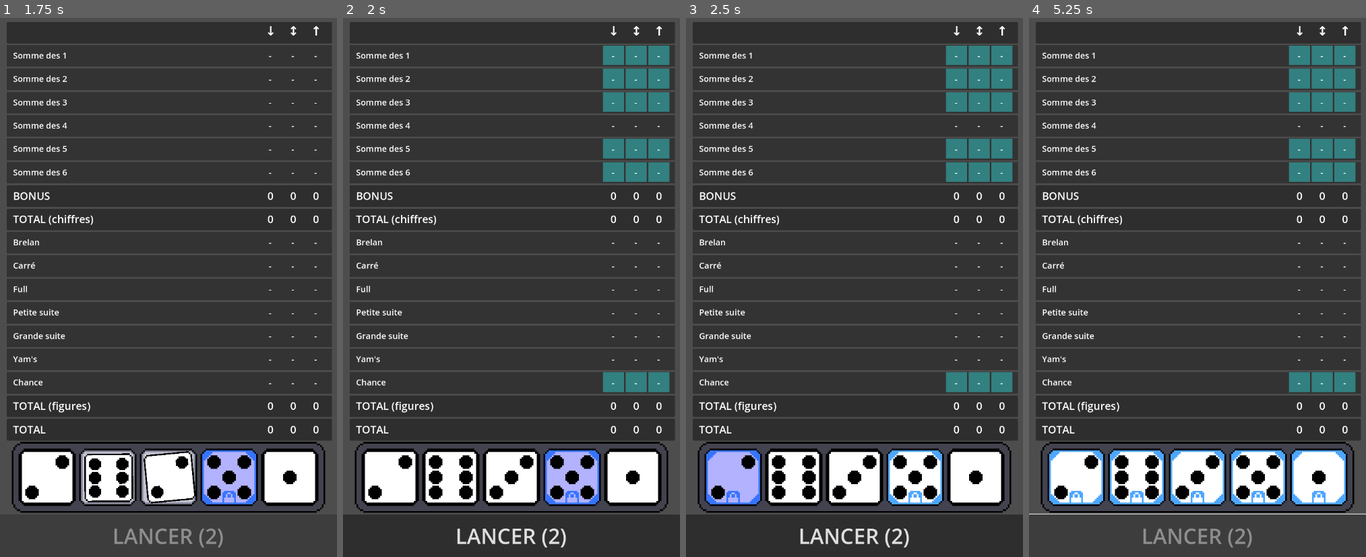
Above: before the commit, frames 1-4 (left to right).
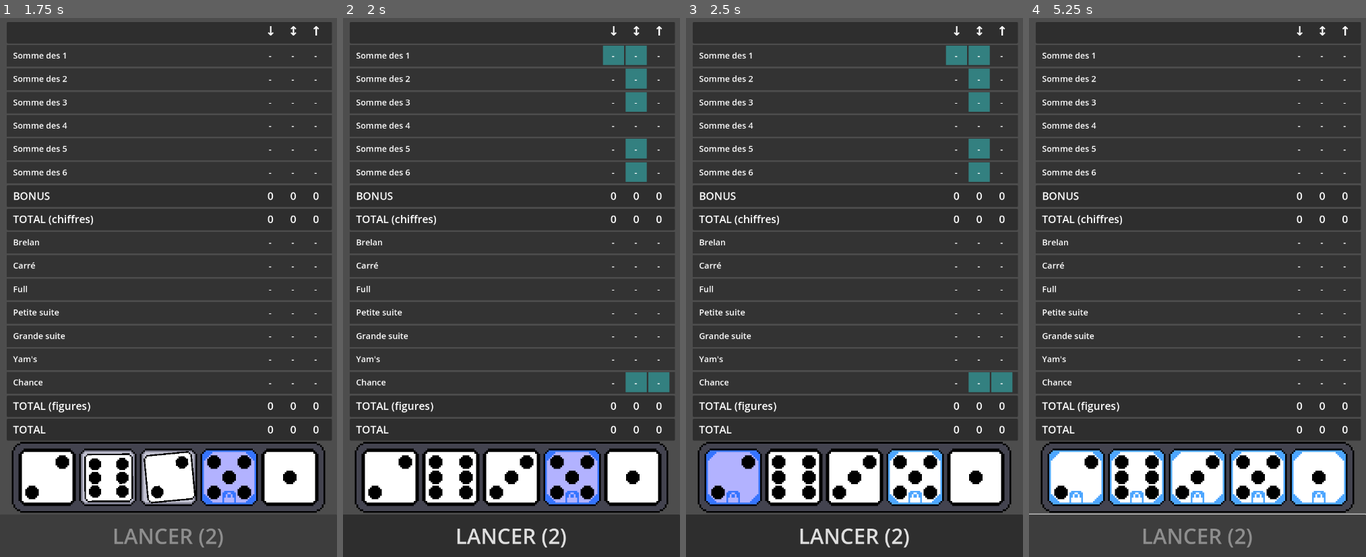
Above: after the commit, the same moments.

Repository: MicCode/yamsatro
Game: Godot game, scene res://main/main.tscn
Two runs of this game, one before a commit and one after it. Both use one fixed random seed, a clock stepped at 60 frames per second and the inputs below.
Inputs (mouse positions are in pixels of both pictures, inside the frame that each line leads up to):
- Up to frame 1 (1.75 s): move the mouse to (269, 55) at 0.52 s; click (269, 55) at 0.67 s; click (229, 476) at 1.25 s
- Up to frame 2 (2 s): no input
- Up to frame 3 (2.5 s): click (733, 476) at 2 s
- Up to frame 4 (5.25 s): click (1136, 476) at 2.75 s; click (1197, 476) at 3.5 s; click (1318, 476) at 4.25 s; click "LANCER (2)" at 5 s

Frame 1 is identical in both runs. In frame 2, 2.3% of the frame differs, in the area x 77-97%, y 5-70%; in frame 3, 2.3%; in frame 4, 4.1%.

Commit message:
feat: Only scorable cells according to rules can be scored

Diff:
--- a/globals/Game.gd
+++ b/globals/Game.gd
@@ -30,9 +30,9 @@
 	var values: Array[int] = []
 	var counts: Dictionary = {}
 	for die in Game.all_dice:
-			var val := die.face.value
-			values.append(val)
-			counts[val] = counts.get(val, 0) + 1
+		var val := die.face.value
+		values.append(val)
+		counts[val] = counts.get(val, 0) + 1
 
 	if counts.get(1, 0) > 0:
 			active_figures.append(Enums.Figures.SUM_1)
@@ -49,35 +49,35 @@
 
 	var max_same := 0
 	for c in counts.values():
-			if c > max_same:
-					max_same = c
+		if c > max_same:
+			max_same = c
 	if max_same >= 3:
-			active_figures.append(Enums.Figures.THREE_SAME)
+		active_figures.append(Enums.Figures.THREE_SAME)
 	if max_same >= 4:
-			active_figures.append(Enums.Figures.FOUR_SAME)
+		active_figures.append(Enums.Figures.FOUR_SAME)
 	if max_same == 5:
-			active_figures.append(Enums.Figures.YAHTZEE)
+		active_figures.append(Enums.Figures.YAHTZEE)
 
 	var has_three := false
 	var has_two := false
 	for c in counts.values():
-			if c == 3:
-					has_three = true
-			elif c == 2:
-					has_two = true
+		if c == 3:
+			has_three = true
+		elif c == 2:
+			has_two = true
 	if has_three and has_two:
-			active_figures.append(Enums.Figures.FULL)
+		active_figures.append(Enums.Figures.FULL)
 
 	var uniques: Array[int] = []
 	for v in values:
-			if !uniques.has(v):
-					uniques.append(v)
+		if !uniques.has(v):
+			uniques.append(v)
 	uniques.sort()
 
-	if _has_straight(uniques, 4):
-			active_figures.append(Enums.Figures.SMALL_STRAIGHT)
-	if _has_straight(uniques, 5):
-			active_figures.append(Enums.Figures.BIG_STRAIGHT)
+	if has_straight(uniques, 4):
+		active_figures.append(Enums.Figures.SMALL_STRAIGHT)
+	if has_straight(uniques, 5):
+		active_figures.append(Enums.Figures.BIG_STRAIGHT)
 
 	active_figures.append(Enums.Figures.LUCK)
 	active_figures_changed.emit()
@@ -128,7 +128,7 @@
 	return accum + number
 
 func registerScore(column: Enums.ScoreColumns, figure: Enums.Figures, score: int):
-	var c = Scores.columns[column] as Scores.SColumn
+	var c: SColumn = Scores.columns[column]
 	if c:
 		c.setScore(figure, score)
 		active_figures = []
@@ -143,7 +143,7 @@
 	dice_rolling = rolling
 	dice_rolling_changed.emit()
 
-func _has_straight(values: Array[int], length: int) -> bool:
+func has_straight(values: Array[int], length: int) -> bool:
 	for start in range(1, 8 - length):
 		var ok := true
 		for i in range(length):
@@ -153,3 +153,36 @@
 		if ok:
 			return true
 	return false
+
+func is_scorable(figure: Enums.Figures, column: Enums.ScoreColumns):
+	if !active_figures.has(figure):
+		return false
+
+	var f = Enums.Figures
+	var c = Enums.ScoreColumns
+
+	var line: SLine = get_line(figure, column)
+	if line:
+		if line.score < 0:
+			var fkeys = f.values()
+			var i = fkeys.find(figure)
+			match column:
+				c.DOWN:
+					if i == 0: return true
+					else:
+						var previous_line: SLine = get_line(fkeys[i - 1], column)
+						if previous_line && previous_line.score > -1:
+							return true
+				c.FREE:
+					return true
+				c.UP:
+					if i >= fkeys.size() - 1: return true
+					else:
+						var next_line: SLine = get_line(fkeys[i + 1], column)
+						if next_line && next_line.score > -1:
+							return true
+
+	return false
+
+func get_line(figure: Enums.Figures, column: Enums.ScoreColumns):
+	return Scores.columns[column].lines.filter(func(l: SLine): return l.figure == figure).front()
--- a/globals/Scores.gd
+++ b/globals/Scores.gd
@@ -5,60 +5,3 @@
 	Enums.ScoreColumns.FREE: SColumn.createEmpty(),
 	Enums.ScoreColumns.UP: SColumn.createEmpty(),
 }
-
-class SLine:
-	var figure: Enums.Figures
-	var score: int = -1
-
-	static func withFigure(new_figure: Enums.Figures):
-		var line = SLine.new()
-		line.figure = new_figure
-		return line
-
-
-class SColumn:
-	var lines: Array[SLine] = []
-	var totals: Dictionary = {
-		Enums.SumCategories.BONUS: 0,
-		Enums.SumCategories.NUMBERS: 0,
-		Enums.SumCategories.FIGURES: 0,
-		Enums.SumCategories.TOTAL: 0
-	}
-	var has_numbers_bonus = false
-
-	static func createEmpty() -> SColumn:
-		var column = SColumn.new()
-		for figure in Enums.Figures.values():
-			column.lines.append(SLine.withFigure(figure))
-		return column
-
-	func setScore(figure: Enums.Figures, new_score: int):
-		var line = lines.filter(func(l: SLine): return l.figure == figure).front()
-		if line:
-			line.score = new_score
-			updateTotals()
-
-	func getScore(figure: Enums.Figures) -> int:
-		var line = lines.filter(func(l: SLine): return l.figure == figure).front()
-		if line && line.score > 0:
-			return line.score
-		else:
-			return 0
-
-	func updateTotals():
-		var f = Enums.Figures
-		totals[Enums.SumCategories.NUMBERS] = getScore(f.SUM_1) + getScore(f.SUM_2) + getScore(f.SUM_3) + getScore(f.SUM_4) + getScore(f.SUM_5) + getScore(f.SUM_6)
-		if totals[Enums.SumCategories.NUMBERS] >= GameRules.NUMBERS_BONUS_THRESHOLD:
-			has_numbers_bonus = true
-			totals[Enums.SumCategories.NUMBERS] += GameRules.NUMBERS_BONUS
-			totals[Enums.SumCategories.BONUS] = GameRules.NUMBERS_BONUS
-		else:
-			has_numbers_bonus = false
-			totals[Enums.SumCategories.BONUS] = 0
-
-		totals[Enums.SumCategories.FIGURES] = getScore(f.THREE_SAME) + getScore(f.FOUR_SAME) + getScore(f.FULL) + getScore(f.SMALL_STRAIGHT) + getScore(f.BIG_STRAIGHT) + getScore(f.YAHTZEE) + getScore(f.LUCK)
-
-		totals[Enums.SumCategories.TOTAL] = totals[Enums.SumCategories.NUMBERS] + totals[Enums.SumCategories.FIGURES]
-
-	func is_complete() -> bool:
-		return lines.all(func(line: SLine): return line.score >= 0)
--- a/scenes/DiceTray.gd
+++ b/scenes/DiceTray.gd
@@ -1,6 +1,4 @@
 extends Node2D
-
-@export var max_rolls = 3
 
 func _ready() -> void:
 	await Game.game_ready
--- a/types/enums.gd
+++ b/types/enums.gd
@@ -27,6 +27,13 @@
 	UP
 }
 
+func score_columns_display_name(column: ScoreColumns) -> String:
+	match column:
+		ScoreColumns.DOWN: return "descendante"
+		ScoreColumns.FREE: return "libre"
+		ScoreColumns.UP: return "montante"
+		_: return "????"
+
 enum SumCategories {
 	BONUS,
 	NUMBERS,
--- /dev/null
+++ b/types/scores/SColumn.gd
@@ -0,0 +1,48 @@
+extends Node
+class_name SColumn
+
+var lines: Array[SLine] = []
+var totals: Dictionary = {
+	Enums.SumCategories.BONUS: 0,
+	Enums.SumCategories.NUMBERS: 0,
+	Enums.SumCategories.FIGURES: 0,
+	Enums.SumCategories.TOTAL: 0
+}
+var has_numbers_bonus = false
+
+static func createEmpty() -> SColumn:
+	var column = new()
+	for figure in Enums.Figures.values():
+		column.lines.append(SLine.withFigure(figure))
+	return column
+
+func setScore(figure: Enums.Figures, new_score: int):
+	var line = lines.filter(func(l: SLine): return l.figure == figure).front()
+	if line:
+		line.score = new_score
+		updateTotals()
+
+func getScore(figure: Enums.Figures) -> int:
+	var line = lines.filter(func(l: SLine): return l.figure == figure).front()
+	if line && line.score > 0:
+		return line.score
+	else:
+		return 0
+
+func updateTotals():
+	var f = Enums.Figures
+	totals[Enums.SumCategories.NUMBERS] = getScore(f.SUM_1) + getScore(f.SUM_2) + getScore(f.SUM_3) + getScore(f.SUM_4) + getScore(f.SUM_5) + getScore(f.SUM_6)
+	if totals[Enums.SumCategories.NUMBERS] >= GameRules.NUMBERS_BONUS_THRESHOLD:
+		has_numbers_bonus = true
+		totals[Enums.SumCategories.NUMBERS] += GameRules.NUMBERS_BONUS
+		totals[Enums.SumCategories.BONUS] = GameRules.NUMBERS_BONUS
+	else:
+		has_numbers_bonus = false
+		totals[Enums.SumCategories.BONUS] = 0
+
+	totals[Enums.SumCategories.FIGURES] = getScore(f.THREE_SAME) + getScore(f.FOUR_SAME) + getScore(f.FULL) + getScore(f.SMALL_STRAIGHT) + getScore(f.BIG_STRAIGHT) + getScore(f.YAHTZEE) + getScore(f.LUCK)
+
+	totals[Enums.SumCategories.TOTAL] = totals[Enums.SumCategories.NUMBERS] + totals[Enums.SumCategories.FIGURES]
+
+func is_complete() -> bool:
+	return lines.all(func(line: SLine): return line.score >= 0)
--- /dev/null
+++ b/types/scores/SLine.gd
@@ -0,0 +1,10 @@
+extends Node
+class_name SLine
+
+var figure: Enums.Figures
+var score: int = -1
+
+static func withFigure(new_figure: Enums.Figures):
+	var line = new()
+	line.figure = new_figure
+	return line
--- a/ui/scores/ScoreCell.gd
+++ b/ui/scores/ScoreCell.gd
@@ -12,6 +12,7 @@
 }
 
 @export var column: Enums.ScoreColumns
+@export var figure: Enums.Figures
 @export var score = -1
 @export var neutral_bg_color: Color = Color(0.2, 0.2, 0.2)
 @export var neutral_hovered_bg_color: Color = Color(0.3, 0.3, 0.3)
@@ -25,6 +26,7 @@
 var stylebox := StyleBoxFlat.new()
 
 func _ready() -> void:
+	Game.dice_rolling_changed.connect(_on_dice_rolling_changed)
 	mouse_filter = MOUSE_FILTER_PASS
 	self.add_theme_stylebox_override("panel", stylebox)
 	change_visual_state()
@@ -37,9 +39,13 @@
 	else:
 		%ScoreLabel.text = "-"
 
-func set_selectable(b: bool):
-	is_selectable = b && score < 0
+func _on_dice_rolling_changed():
+	if Game.dice_rolling == false:
+		is_selectable = Game.is_scorable(figure, column)
+	else:
+		is_selectable = false
 	update_state()
+
 
 func update_state():
 	if is_selectable:
--- a/ui/scores/ScoreLine.gd
+++ b/ui/scores/ScoreLine.gd
@@ -16,15 +16,19 @@
 	self.add_theme_stylebox_override("panel", stylebox)
 	set_border(Color(0, 0, 0, 0), 0)
 	Game.game_variant_changed.connect(_on_game_variant_changed)
-	Game.active_figures_changed.connect(_on_active_figures_changed)
 
 	%Label.text = Enums.figure_display_name(figure)
 	%ScoreCellA.set_score(-1)
 	%ScoreCellA.clicked.connect(func(): _on_score_cell_clicked(%ScoreCellA))
+	%ScoreCellA.figure = figure
+
 	%ScoreCellB.set_score(-1)
 	%ScoreCellB.clicked.connect(func(): _on_score_cell_clicked(%ScoreCellB))
+	%ScoreCellB.figure = figure
+
 	%ScoreCellC.set_score(-1)
 	%ScoreCellC.clicked.connect(func(): _on_score_cell_clicked(%ScoreCellC))
+	%ScoreCellC.figure = figure
 
 func set_border(border_color: Color = Color(0, 0, 0, 0), border_size: int = 0):
 	stylebox.border_color = border_color
@@ -44,13 +48,6 @@
 		Enums.ScoreColumns.UP:
 			%ScoreCellC.set_score(new_value)
 
-func change_is_active(new_value: bool):
-	is_active = new_value
-	# TODO déterminer quelles cellules sont valides/sélectionnables en fonction du mode de jeu et des scores déjà marqués
-	%ScoreCellA.set_selectable(is_active)
-	%ScoreCellB.set_selectable(is_active)
-	%ScoreCellC.set_selectable(is_active)
-
 func _on_mouse_entered() -> void:
 	set_border(hover_border_color, border_width)
 
@@ -66,9 +63,6 @@
 		%ScoreCellB.hide()
 		%ScoreCellC.hide()
 
-func _on_active_figures_changed():
-	change_is_active(Game.active_figures.has(figure))
-
 func _on_score_cell_clicked(cell: ScoreCell):
 	var score = Game.compute_score(figure);
 	cell.set_score(score)
Not shown, added: types/scores/SColumn.gd.uid
Not shown, added: types/scores/SLine.gd.uid
Not shown, changed: README.md
